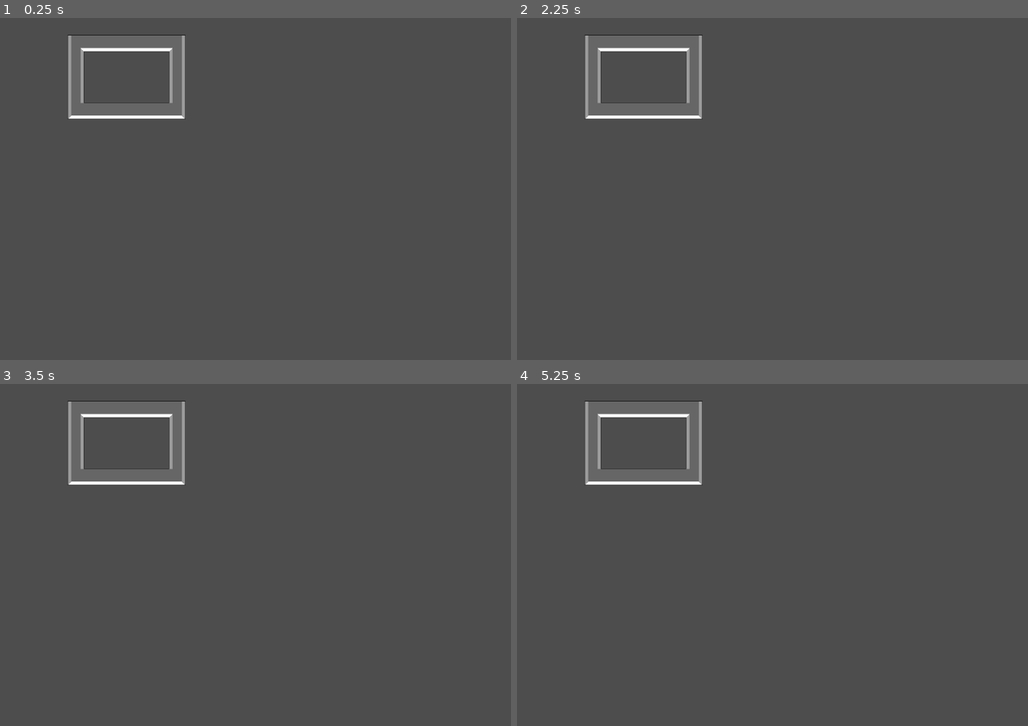
Above: before the commit, frames 1-4 (two rows, left to right).
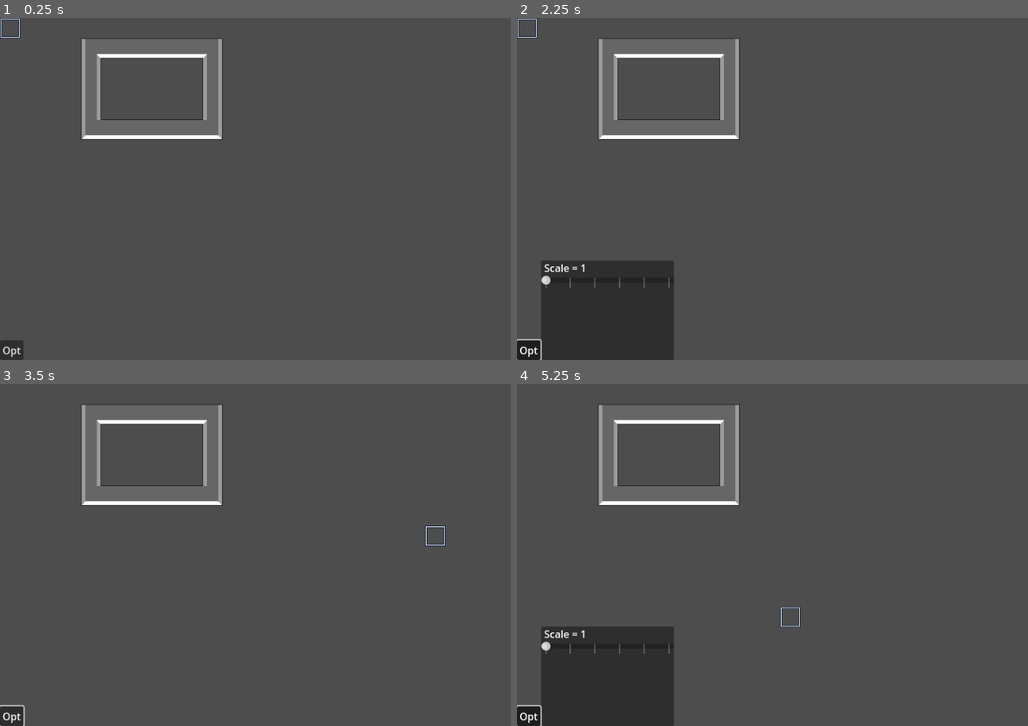
Above: after the commit, the same moments.

Repository: markverb1/tilegame
Game: Godot game, scene res://scenes/viewport.tscn
Same seed, same stepped clock (60 frames per second), same inputs: the game is played once before the commit and once after it. Before the commit the project starts from res://scenes/thinkingland.tscn.
Inputs (mouse positions are in pixels of both pictures, inside the frame that each line leads up to):
- Up to frame 1 (0.25 s): no input
- Up to frame 2 (2.25 s): click (527, 349) at 0.5 s, where only the run after the commit has a clickable "Opt"; click (527, 349) at 1.25 s, where only the run after the commit has a clickable "Opt"; click (527, 349) at 2 s, where only the run after the commit has a clickable "Opt"
- Up to frame 3 (3.5 s): tap Enter at 2.75 s; move the mouse to (439, 537) at 2.77 s
- Up to frame 4 (5.25 s): tap Space at 3.5, 5 s; move the mouse to (700, 572) at 3.52 s; tap Enter at 4.25 s; move the mouse to (879, 479) at 4.27 s; move the mouse to (792, 623) at 5.02 s

The runs differ from the first frame. In frame 1, 6.3% of the frame differs, in the area x 0-44%, y 0-100%; in frame 2, 14%; in frame 3, 6.3%; in frame 4, 14%.

Commit message:
i forgot

Diff:
--- a/project.godot
+++ b/project.godot
@@ -11,9 +11,19 @@
 [application]
 
 config/name="ja4a1"
-run/main_scene="uid://bb58keqpmhsd4"
+run/main_scene="uid://dklun6k51575d"
 config/features=PackedStringArray("4.4", "GL Compatibility")
 config/icon="res://icon.svg"
+
+[autoload]
+
+util="*res://scripts/util.gd"
+
+[display]
+
+window/size/viewport_width=960
+window/size/viewport_height=540
+window/stretch/scale_mode="integer"
 
 [rendering]
 
--- a/scenes/thinkingland.tscn
+++ b/scenes/thinkingland.tscn
@@ -1,7 +1,17 @@
-[gd_scene load_steps=3 format=4 uid="uid://bb58keqpmhsd4"]
+[gd_scene load_steps=5 format=4 uid="uid://bb58keqpmhsd4"]
 
 [ext_resource type="TileSet" uid="uid://rsjlyxjhxekb" path="res://resources/tileset_new.tres" id="1_nfakq"]
 [ext_resource type="Script" uid="uid://tehrl06nnuer" path="res://scripts/thinkingland.gd" id="1_oirhs"]
+[ext_resource type="Texture2D" uid="uid://c7133yhw301cl" path="res://assets/images/cursor.png" id="3_iqtym"]
+
+[sub_resource type="GDScript" id="GDScript_rwv88"]
+resource_name = "Cursor"
+script/source = "extends Sprite2D
+
+func _input(event:InputEvent):
+	if event is InputEventMouseMotion:
+		position = util.floorsnapv2(event.position,32)
+"
 
 [node name="Node2D" type="Node2D"]
 script = ExtResource("1_oirhs")
@@ -10,4 +20,10 @@
 tile_map_data = PackedByteArray("AAAEAAEAAAABAAAAAAAEAAIAAAAAAAEAAAAEAAMAAAAAAAEAAAAEAAQAAAAAAAEAAAAEAAUAAAABAAIAAAAFAA …(240 unchanged characters)…
 tile_set = ExtResource("1_nfakq")
 
+[node name="Cursor" type="Sprite2D" parent="."]
+top_level = true
+texture = ExtResource("3_iqtym")
+centered = false
+script = SubResource("GDScript_rwv88")
+
 [connection signal="changed" from="Main" to="." method="_on_tilemap_changed"]
--- /dev/null
+++ b/scenes/viewport.tscn
@@ -0,0 +1,76 @@
+[gd_scene load_steps=3 format=3 uid="uid://dklun6k51575d"]
+
+[ext_resource type="PackedScene" uid="uid://bb58keqpmhsd4" path="res://scenes/thinkingland.tscn" id="1_b48us"]
+[ext_resource type="Script" uid="uid://diwc1b6u6cfhk" path="res://scripts/viewport.gd" id="1_mjkpp"]
+
+[node name="Control" type="Control"]
+layout_mode = 3
+anchors_preset = 15
+anchor_right = 1.0
+anchor_bottom = 1.0
+grow_horizontal = 2
+grow_vertical = 2
+script = ExtResource("1_mjkpp")
+metadata/_edit_lock_ = true
+
+[node name="SubViewportContainer" type="SubViewportContainer" parent="."]
+layout_mode = 1
+anchors_preset = 15
+anchor_right = 1.0
+anchor_bottom = 1.0
+grow_horizontal = 2
+grow_vertical = 2
+size_flags_horizontal = 4
+stretch = true
+metadata/_edit_lock_ = true
+
+[node name="SubViewport" type="SubViewport" parent="SubViewportContainer"]
+handle_input_locally = false
+size = Vector2i(960, 540)
+size_2d_override_stretch = true
+render_target_update_mode = 4
+
+[node name="Node2D" parent="SubViewportContainer/SubViewport" instance=ExtResource("1_b48us")]
+
+[node name="Panel" type="Panel" parent="."]
+layout_mode = 1
+anchors_preset = 2
+anchor_top = 1.0
+anchor_bottom = 1.0
+offset_left = 38.0
+offset_top = -157.0
+offset_right = 248.0
+grow_vertical = 0
+
+[node name="ScaleSlider" type="HSlider" parent="Panel"]
+layout_mode = 0
+offset_top = 23.0
+offset_right = 210.0
+offset_bottom = 39.0
+min_value = 1.0
+max_value = 6.0
+value = 1.0
+scrollable = false
+tick_count = 6
+ticks_on_borders = true
+
+[node name="ScaleLabel" type="Label" parent="Panel"]
+layout_mode = 0
+offset_left = 5.0
+offset_right = 83.0
+offset_bottom = 23.0
+text = "Scale = 1"
+
+[node name="Button" type="Button" parent="."]
+layout_mode = 1
+anchors_preset = 2
+anchor_top = 1.0
+anchor_bottom = 1.0
+offset_top = -31.0
+offset_right = 37.0
+grow_vertical = 0
+toggle_mode = true
+text = "Opt"
+
+[connection signal="value_changed" from="Panel/ScaleSlider" to="." method="_on_scale_slider_value_changed"]
+[connection signal="toggled" from="Button" to="." method="_on_button_toggled"]
--- a/scripts/thinkingland.gd
+++ b/scripts/thinkingland.gd
@@ -5,6 +5,23 @@
 
 func _ready() -> void:
 	_on_tilemap_changed()
+	pathfind(Vector2i(0,0),Vector2i(10,10))
+
+func pathfind(origin: Vector2i, target: Vector2i, heuristic: AStarGrid2D.Heuristic = AStarGrid2D.HEURISTIC_MANHATTAN, diagonal_type: AStarGrid2D.DiagonalMode = AStarGrid2D.DIAGONAL_MODE_NEVER):
+	astar.default_compute_heuristic = heuristic
+	astar.diagonal_mode = diagonal_type
+	astar.update()
+	var returning
+	if not (astar.region.has_point(origin) and astar.region.has_point(target)):
+		# this is dumb
+		astar.region = astar.region.expand(origin + Vector2i.ONE)
+		astar.region = astar.region.expand(target + Vector2i.ONE)
+		astar.update()
+		returning = astar.get_point_path(origin,target)
+		_on_tilemap_changed()
+	else:
+		returning = astar.get_point_path(origin,target)
+	return returning
 
 func get_cell_data(cell: Vector2i, data: String, tilemap: TileMapLayer):
 	var currentData = tilemap.get_cell_tile_data(cell)
@@ -19,6 +36,7 @@
 		return
 	astar.cell_size = Vector2i(32,32)
 	astar.region = main.get_used_rect()
+	astar.region = astar.region.expand(Vector2i(0,0))
 	astar.update()
 	for i in main.get_used_cells():
 		astar.set_point_solid(i,get_cell_data(i,"Solid",main))
--- /dev/null
+++ b/scripts/util.gd
@@ -0,0 +1,7 @@
+extends Node
+
+func floorsnap(x: float, step: float):
+	return floor(x/step)*step
+
+func floorsnapv2(x: Vector2, step: float):
+	return Vector2(floor(x.x/step)*step,floor(x.y/step)*step)
--- /dev/null
+++ b/scripts/viewport.gd
@@ -0,0 +1,11 @@
+extends Control
+
+func _ready() -> void:
+	_on_button_toggled(false)
+
+func _on_button_toggled(toggled_on: bool) -> void:
+	$Panel.visible = toggled_on
+
+func _on_scale_slider_value_changed(value: float) -> void:
+	$SubViewportContainer.stretch_shrink = value
+	$Panel/ScaleLabel.text = "Scale = " + str(int(value))
Binary file added: assets/images/cursor.png
Not shown, added: assets/images/cursor.png.import
Not shown, added: scripts/util.gd.uid
Not shown, added: scripts/viewport.gd.uid
